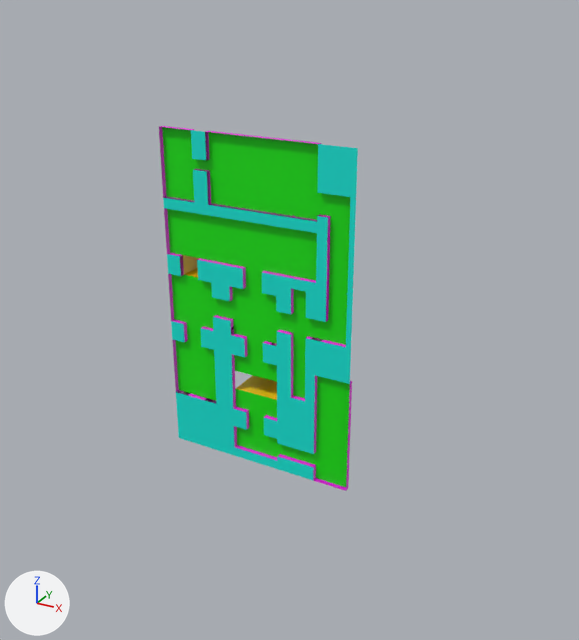
Two versions of the FBX model Assets/Models/world.fbx, one commit apart.
Rendered twice from a 50 mm camera at (71.7, -117.4, 59.1) aimed at (4.5, 4.9, -2.1). The lights are fixed; the arrows at lower left show +X, +Y and +Z. Where no turn or scale is listed for an object, it has been applied to the vertices. Vertices at the same position are counted once.

Before the edit, the objects in view are built like this:
```python
me_plane = bpy.data.meshes.new('Plane')
me_plane.from_pydata(...)  # 367 vertices, 230 faces; spans x -19.0..20.0, y -1.0..0.0, z -32.0..33.0
# faces by material slot: [184, 46]
me_plane.materials.append(mat_wall)  # pink #e700e1
me_plane.materials.append(mat_nothing)  # cyan #00e7d8
me_plane_001 = bpy.data.meshes.new('Plane.001')
me_plane_001.from_pydata(...)  # 371 vertices, 247 faces; spans x -19.0..20.0, y 0.0..8.0, z -32.0..33.0
# faces by material slot: [215, 10, 22]
me_plane_001.materials.append(mat_floor)  # green #0ce700
me_plane_001.materials.append(mat_holefloor)  # blue #1b00e7
me_plane_001.materials.append(mat_holewall)  # yellow #e7c500
ob_floor = bpy.data.objects.new('Floor', me_plane_001)
ob_floor.location = (0.0, 0.0, 0.0)
ob_walls = bpy.data.objects.new('Walls', me_plane)
ob_walls.location = (0.0, 0.0, 0.0)
```
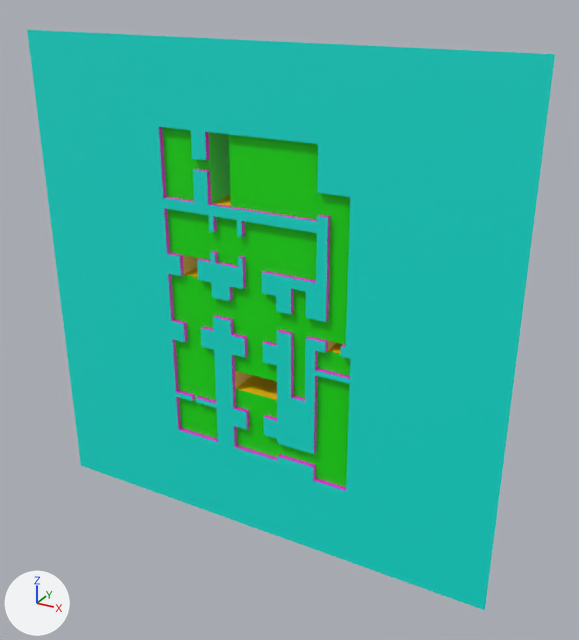
What changed in the scene script:
```text
Change me_plane:
    used by ob_walls; location = (0.0, 0.0, 0.0)
    remove me_plane.from_pydata(...)  # 367 vertices, 230 faces; spans x -19.0..20.0, y -1.0..0.0, z -32.0..33.0
    add me_plane.from_pydata(...)  # 244 vertices, 122 faces; spans x -19.0..20.0, y -1.0..0.0, z -32.0..33.0
    me_plane part 2
    159 vertices are removed from x -19.0..20.0, y -1.0..0.0, z -32.0..33.0
    187 faces are deleted
    4 vertices in x -13.0..19.0, y -1.0..0.0, z -21.0..-1.0 move by (-1.0, 0.0, -1.0)
    14 vertices move from x -10.0..19.0, y -1.0..0.0, z -2.0..18.0 to x -9.0..18.0, y -1.0..0.0, z -4.0..18.0
    20 vertices are added at x -19.0..20.0, y -1.0..0.0, z -30.0..33.0
    16 new vertices lie (0.0, 1.0, 0.0) away from vertices in x -19.0..20.0, y -1.0, z -30.0..18.0
    79 new faces join them
    remove me_plane.materials.append(mat_nothing)  # cyan #00e7d8
Change me_plane_001:
    used by ob_floor; location = (0.0, 0.0, 0.0)
    remove me_plane_001.from_pydata(...)  # 371 vertices, 247 faces; spans x -19.0..20.0, y 0.0..8.0, z -32.0..33.0
    add me_plane_001.from_pydata(...)  # 138 vertices, 48 faces; spans x -19.0..20.0, y 0.0..8.0, z -32.0..33.0
    me_plane_001 part 1
    258 vertices are removed from x -19.0..20.0, y 0.0..8.0, z -32.0..33.0
    245 faces are deleted
    10 vertices move from x -13.0..19.0, y 0.0, z -21.0..32.0 to x -14.0..18.0, y 0.0..7.0, z -22.0..33.0
    25 vertices are added at x -19.0..20.0, y 0.0..7.0, z -30.0..33.0
    29 new faces join them, mat_floor (green #0ce700)
    13 new faces join them, mat_holewall (yellow #e7c500)
    4 new faces join them, mat_holefloor (blue #1b00e7)
Add me_plane_013:
    me_plane_013.from_pydata(...)  # 128 vertices, 3 faces; spans x -48.4..48.4, y 0.0, z -48.4..48.4
    me_plane_013.materials.append(mat_nothing)  # cyan #00e7d8
Add ob_nothing:
    ob_nothing = bpy.data.objects.new('Nothing', me_plane_013)
    ob_nothing.location = (0.0, -1.0, 0.0)
```

Boxes (x1, y1, x2, y2) around the edits, measured in the pictures (579 x 640 px):
'Nothing', added (cyan): after (27, 30, 555, 610)
'Floor', reshaped: before (162, 127, 350, 487); after (162, 127, 351, 487)
'Walls', reshaped: before (159, 126, 358, 491); after (159, 127, 350, 491)
part 2 of me_plane, cut back: before (159, 127, 358, 491); after (159, 127, 350, 491)
